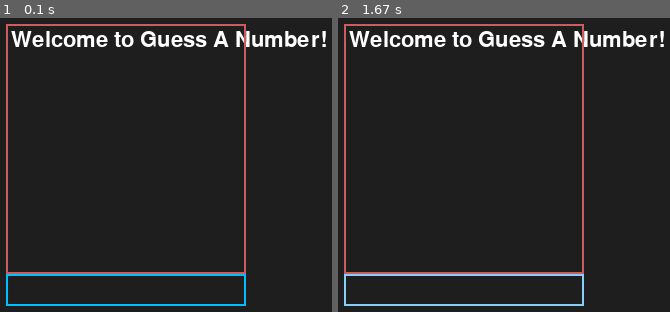
Above: before the commit, frames 1-2 (left to right).
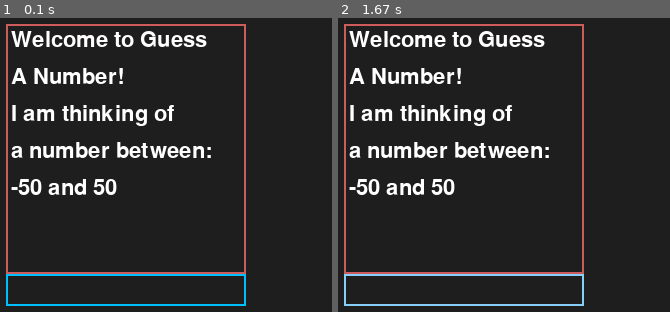
Above: after the commit, the same moments.

Repository: IamGary24/PygameCreations
Game: pygame game, started from GuessANumber/guessanumberpygame.py
The game is run twice, just before and just after one commit, with the same random seed, the same clock (stepped at 60 frames per second) and the same inputs.
Inputs (mouse positions are in pixels of both pictures, inside the frame that each line leads up to):
- Up to frame 1 (0.1 s): no input
- Up to frame 2 (1.67 s): click (464, 291) at 0.38 s; click (467, 200) at 0.72 s; click (464, 291) at 1.6 s

The runs differ from the first frame. In frame 1, 5.5% of the frame differs, in the area x 3-99%, y 4-61%; in frame 2, 5.5%.

Commit message:
working, needs optimizing

Diff:
--- a/GuessANumber/guessanumberpygame.py
+++ b/GuessANumber/guessanumberpygame.py
@@ -7,7 +7,6 @@
 
 import pygame
 import random
-import textwrap
 
 WHITE = (255,255,255)
 BLACK = (0,0,0)
@@ -30,6 +29,29 @@
     text = ''
     done = False
 
+
+    answer = None #the users guess
+    GAMEGUESS = random.randint(-50,50)
+    guess = " "
+
+    def UserGuess(x):
+        try:
+
+            if x < GAMEGUESS:
+                print("Too low")
+                return "Too low: " + str(x)
+            elif x > GAMEGUESS:
+                print("Too high")
+                return "Too high: " + str(x)
+            elif x == GAMEGUESS:
+                print("Correct!")
+                return "Correct: " + str(x)
+        except TypeError:
+            print("Invalid Guess")
+            pygame.quit()
+
+    info_text = ["Welcome to Guess", "A Number!","I am thinking of","a number between:","-50 and 50"]
+
     pygame.display.set_caption("Guess A Number")
 
     # -- Main Program Loop --
@@ -51,21 +73,40 @@
                 if active:
                     if event.key == pygame.K_RETURN:
                         print(text)
+                        answer = int(text)   #store the userguess
+                        guess = UserGuess(answer)    #put this userguess through the function
                         text = ''
                     elif event.key == pygame.K_BACKSPACE:
                         text = text[:-1]
                     else:
                         text += event.unicode
 
+        screen.fill((30,30,30))
 
-        screen.fill((30,30,30))
-        #Render the current text
+        #-- Render the text --
+
+        #input text from user
         inputtxt_surface = font.render(text, True, color)
-        displaytxt_surface = font.render("Welcome to Guess A Number!", True, WHITE)
-        #Blit the text
+        #info text for game
+        #the info text is too large for the window, this is toc reate new lines
+        display = []
+        for line in info_text:
+            display.append(font.render(line, True, WHITE))
+        # guess text
+        guesstxt_surface = font.render(guess, True, WHITE)
+
+        #--Blit the text --
+
+        #input text from user
         screen.blit(inputtxt_surface, (input_box.x+5, input_box.y+5))
-        screen.blit(displaytxt_surface, (display_box.x+5, display_box.y+5))
-        #Blit the input box rect
+        #info text
+        for line in range(len(display)):
+            screen.blit(display[line],(display_box.x+5,display_box.y+5+(line*32)+(5*line)))
+        #guess text
+        screen.blit(guesstxt_surface, (display_box.x+5, display_box.y+200))
+
+        #--Blit the input box rect--
+
         pygame.draw.rect(screen, color, input_box, 2)
         pygame.draw.rect(screen, INDIANRED, display_box, 2)
 
